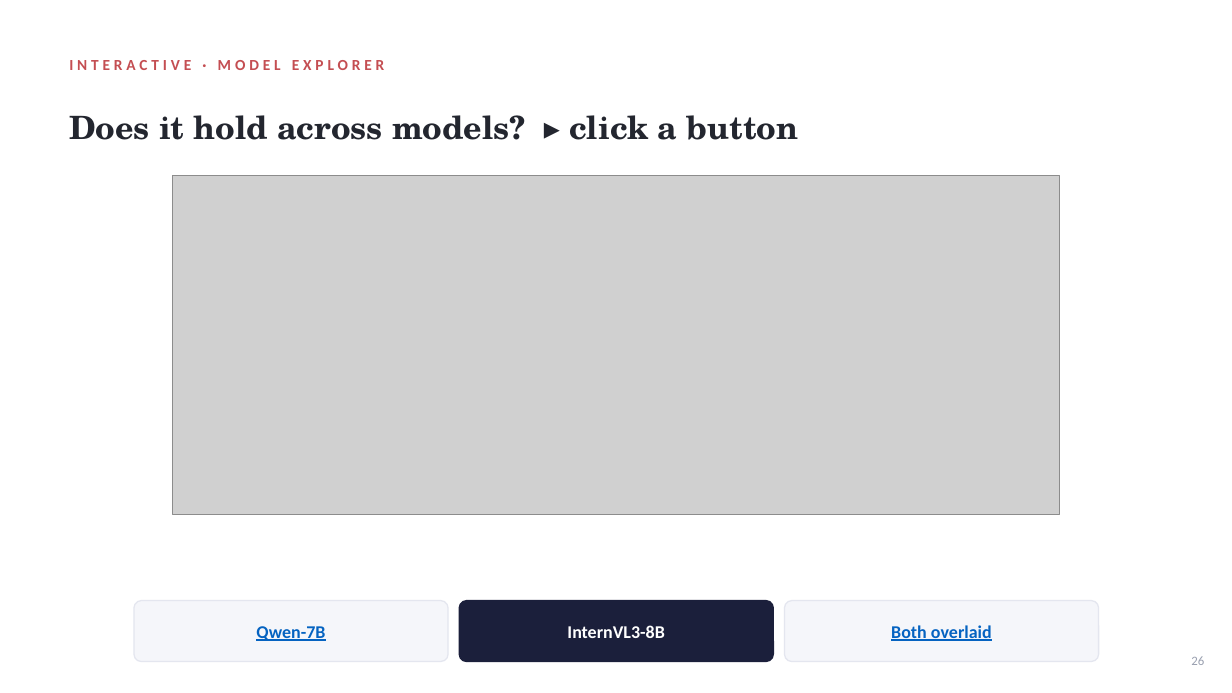
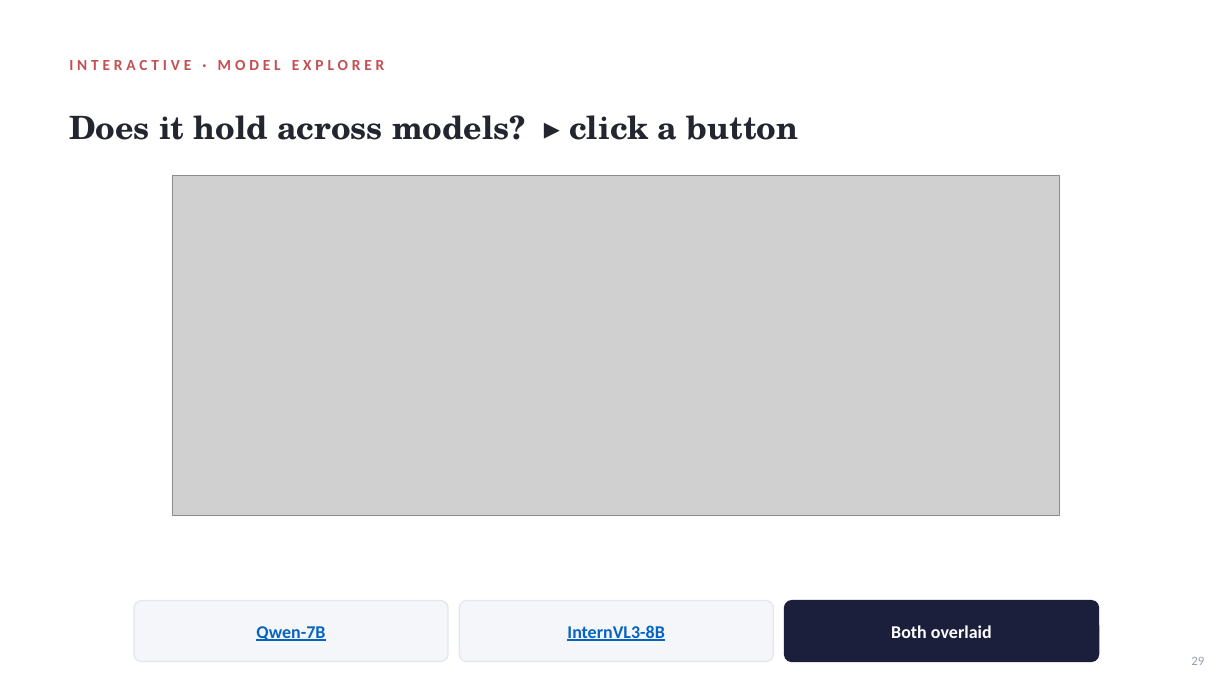
Before and after one commit to xchuan-li/cross_lingual_protobias, a slide deck: slide 29 of v3/paper/ProgressReport_3.pptx (slide 26 before the commit). Drawn at 1232x693 pixels with LibreOffice and Linux fonts; fonts in the diff are those of the drawing; grey boxes stand for pictures. Boxes give left, top, right and bottom in pixels: in the first picture for what was removed or moved away, otherwise in the second. Text is boxed around its words. In the diff, an @@ line names an element or a change of style, - is before the commit and + after.

```diff
--- a/v3/paper/ProgressReport_3.pptx
+++ b/v3/paper/ProgressReport_3.pptx
@@ text "InternVL3-8B" at box(567, 625, 664, 641): text colour #FFFFFF to #0563C1, underline on @@
@@ rounded rectangle at box(459, 601, 774, 662): fill #1B1F3B to #F5F6FA; outline #1B1F3B 1 pt to #E4E6EF 1 pt @@
@@ text "Both overlaid" at box(891, 625, 992, 638): text colour #0563C1 to #FFFFFF, underline off @@
@@ rounded rectangle at box(785, 601, 1099, 662): fill #F5F6FA to #1B1F3B; outline #E4E6EF 1 pt to #1B1F3B 1 pt @@
```
Also in this commit, not shown: 24 other slides changed, 2 slides added, 1 other file.
